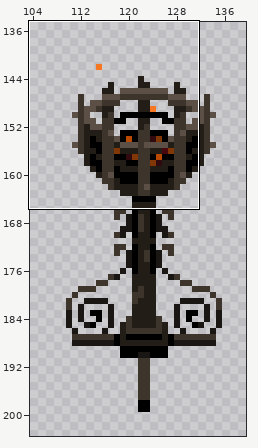
One commit to this pixel-art file: Nevermore Unity Project/Assets/Art Assets/Alex/Ambient Enviro Art/ambient_enviro.ase. The first picture is a wide view before the edit; the outline marks the close-up.
Close-up. Before:
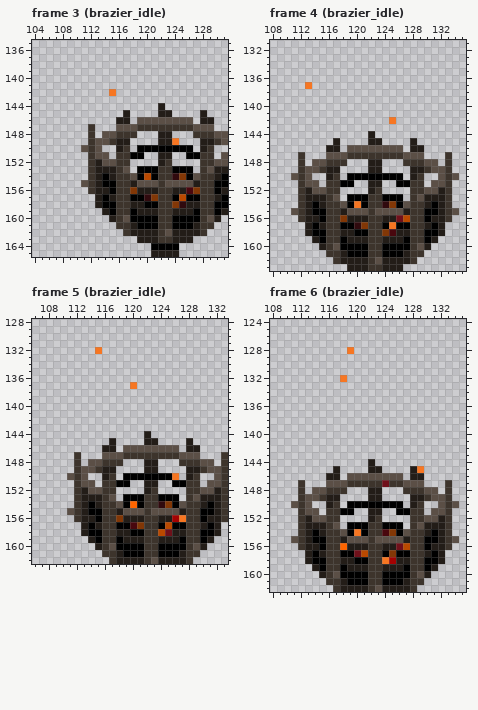
100x100 pixels, 12 frames. Colours within 5 levels of each other are drawn and written as one. Shown: frame 3 (brazier_idle): x 104..131, y 135..165; frame 4 (brazier_idle): x 108..135, y 131..163; frame 5 (brazier_idle): x 106..133, y 128..162; frame 6 (brazier_idle): x 108..135, y 124..162. The old version is drawn lined up with the new one, on the new canvas. The wide view leaves out empty margins. The commit also changed other frames or places, which this record leaves out.
New version:
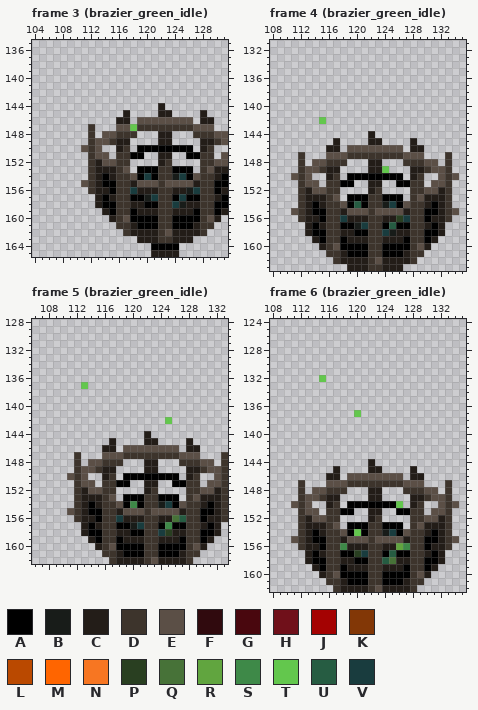
Palette (. is transparent): A #000000  B #181c19  C #231d18  D #3d342c  E #5b4f46  F #300a0e  G #49070e  H #70101a  J #a40202  K #823706  L #ba4900  M #ff6500  N #f77622  P #293f21  Q #477238  R #61a53f  S #3e8948  T #63c74d  U #265c42  V #193c3e
What changed:
canvas 100x100 -> 237x319, the old top-left corner now at 72,102
Changed rows in their new state; - is an unchanged pixel.
Frame 3 (brazier_green_idle):
first column x 115:
142 .
first column x 118:
147 T------
149 ------.
first column x 118:
154 --V---BV--
156 V-------BV
157 --BV---V--
158 ------VB--
Frame 4 (brazier_green_idle):
first column x 113:
137 .
first column x 115:
142 T---------.
first column x 124:
149 T
first column x 118:
154 --U---BV--
156 V-------PV
157 --BV---U--
158 ------VB--
Frame 5 (brazier_green_idle):
first column x 115:
132 .
first column x 113:
137 T------.
first column x 125:
142 T
first column x 126:
150 A
first column x 118:
154 --S---BV--
156 V-------QU
157 --BV---S--
158 ------VP--
Frame 6 (brazier_green_idle):
first column x 119:
128 .
first column x 115:
132 T--.
first column x 120:
137 T
first column x 124:
145 -----.
147 D-----
150 --T---
first column x 118:
154 --T---BV--
156 S-------RS
157 --PV---U--
158 ------UQ--
